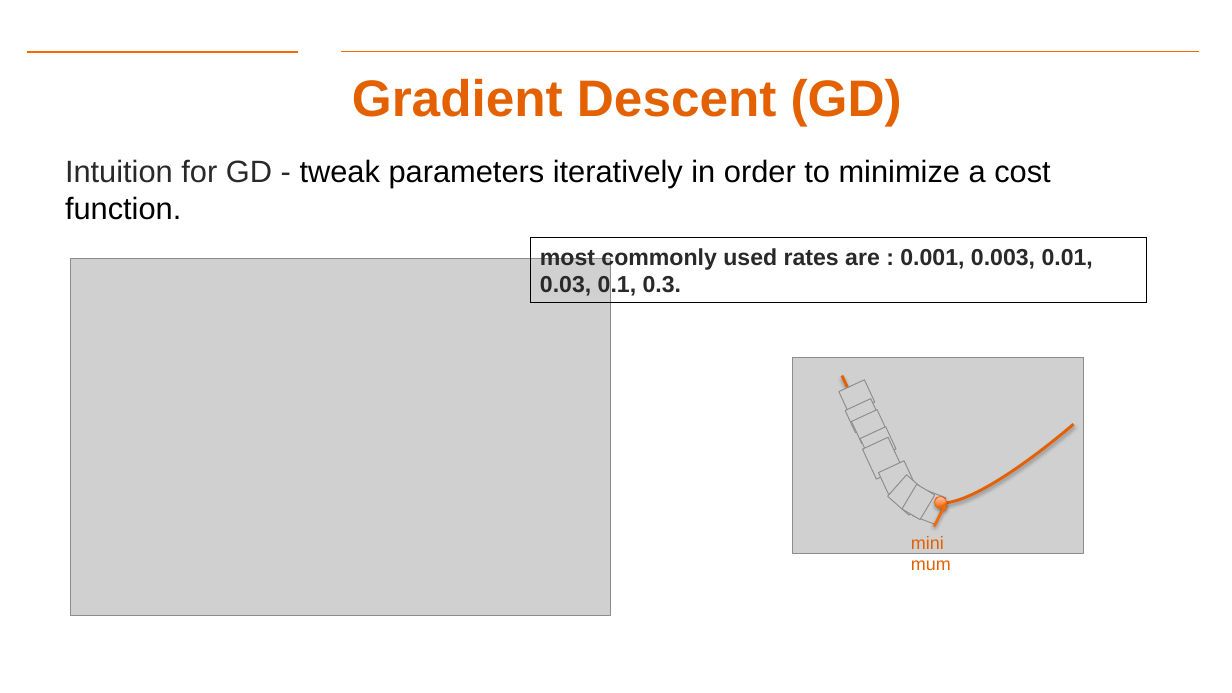
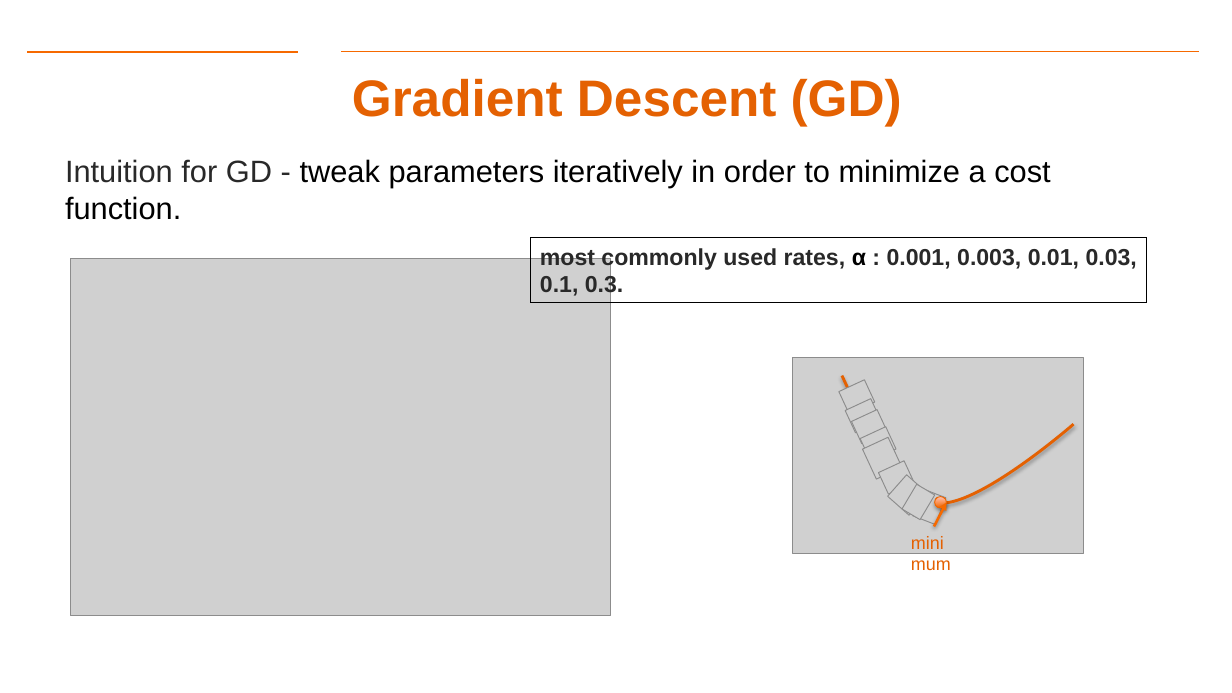
Before and after one commit to gk5951/RIT-DSCI-633-FDS, a slide deck: slide 38 of Syllabus/Lecture17/Lec17ANN.pptx. Drawn at 1232x693 pixels with LibreOffice and Linux fonts; fonts in the diff are those of the drawing; grey boxes stand for pictures; background and template pictures are left out. Boxes give left, top, right and bottom in pixels: in the first picture for what was removed or moved away, otherwise in the second. Text is boxed around its words. In the diff, an @@ line names an element or a change of style, - is before the commit and + after.

```diff
--- a/Syllabus/Lecture17/Lec17ANN.pptx
+++ b/Syllabus/Lecture17/Lec17ANN.pptx
@@ text in rectangle at bbox=[540, 246, 1137, 298]: text changed @@
-most commonly used rates are : 0.001, 0.003, 0.01, 0.03, 0.1, 0.3.
+most commonly used rates, α : 0.001, 0.003, 0.01, 0.03, 0.1, 0.3.
```
Also in this commit, not shown: 5 other slides changed, 2 slides removed, 1 other file.
